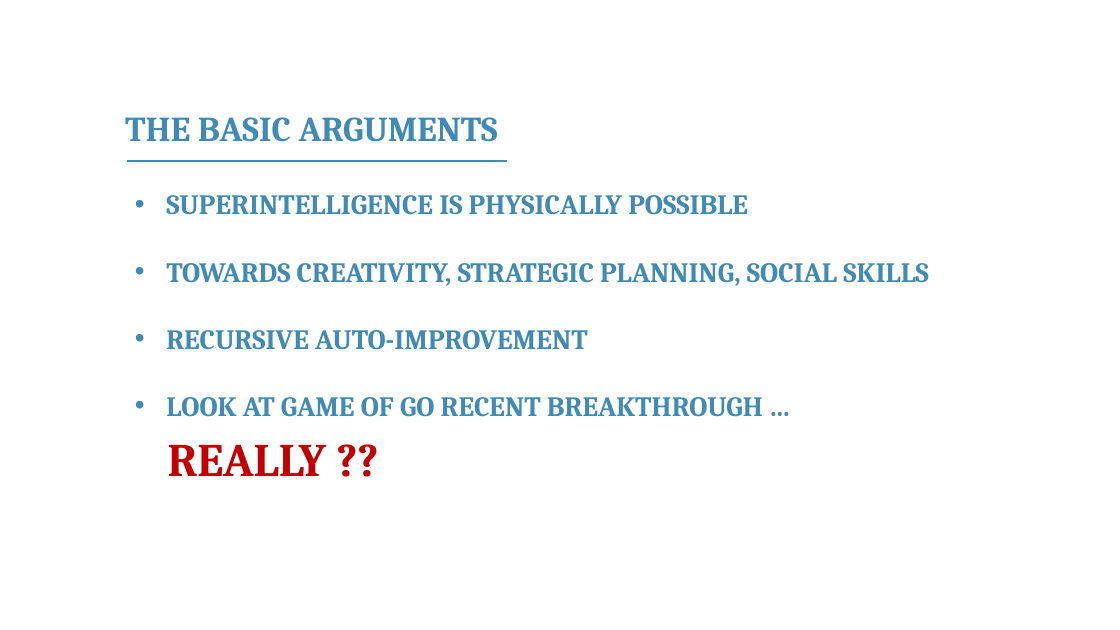
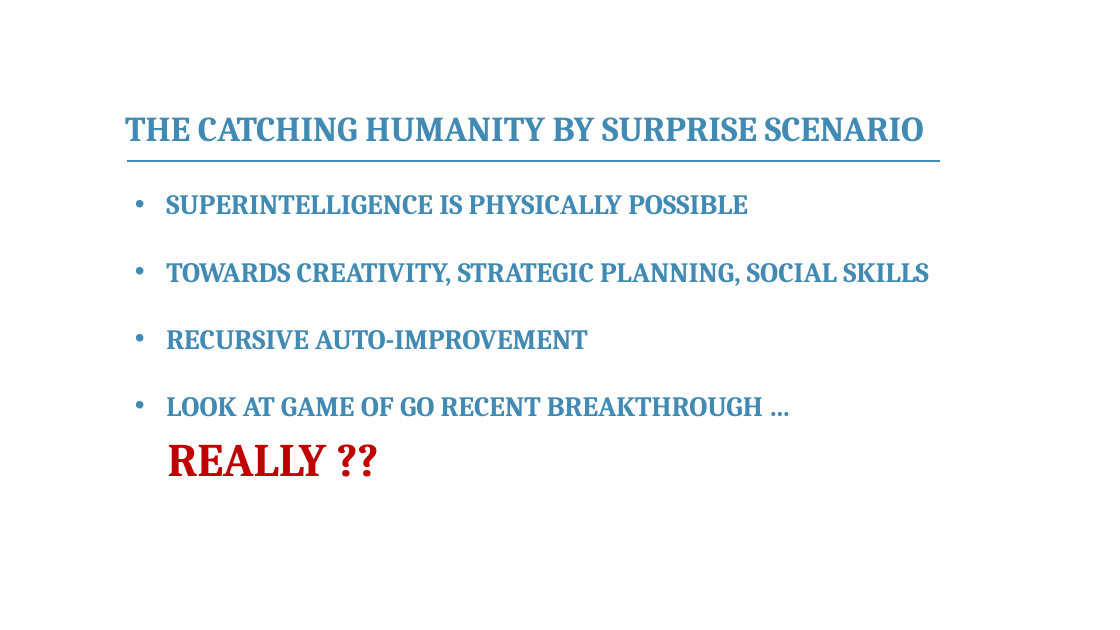
Before and after one commit to franckalbinet/itu-eaco-zanzibar-12-2018, a slide deck: slide 6 of presentations/session-6-ethics-of-ai.pptx. Drawn at 1120x630 pixels with LibreOffice and Linux fonts; fonts in the diff are those of the drawing; background and template pictures are left out. Boxes give left, top, right and bottom in pixels: in the first picture for what was removed or moved away, otherwise in the second. Text is boxed around its words. In the diff, an @@ line names an element or a change of style, - is before the commit and + after.

```diff
--- a/presentations/session-6-ethics-of-ai.pptx
+++ b/presentations/session-6-ethics-of-ai.pptx
@@ text at <box>125,117,924,142</box>: text changed @@
-THE BASIC ARGUMENTS
+THE CATCHING HUMANITY BY SURPRISE SCENARIO
@@ line moved from (127, 161) - (507, 161) to (127, 161) - (940, 161) @@
```
Also in this commit, not shown: 2 other slides changed, 4 slides added, 1 slide removed, 3 other files.
